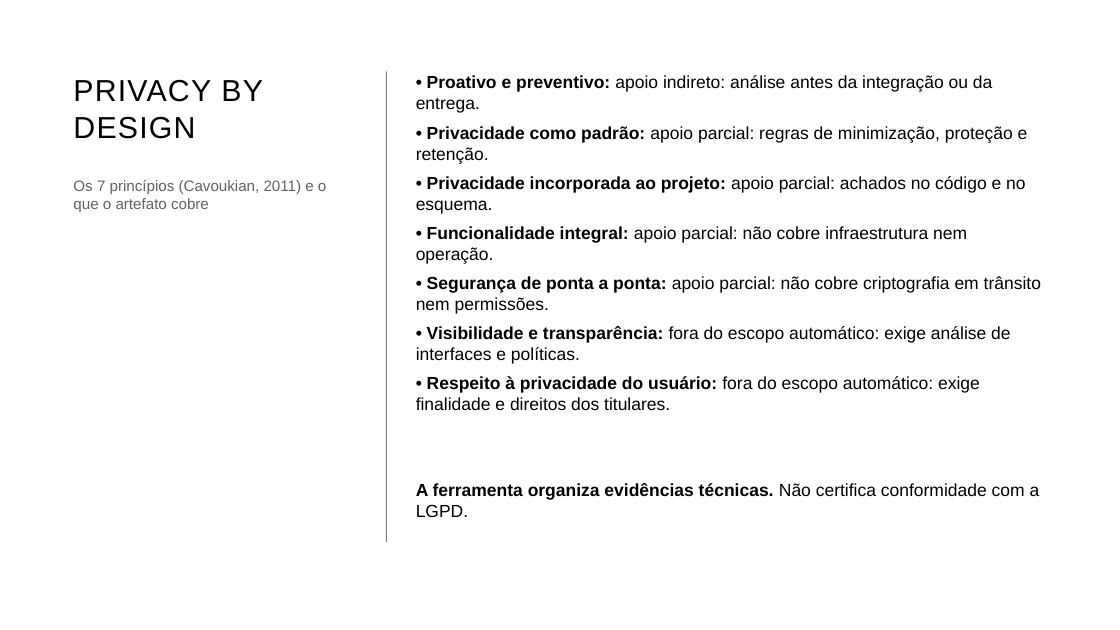
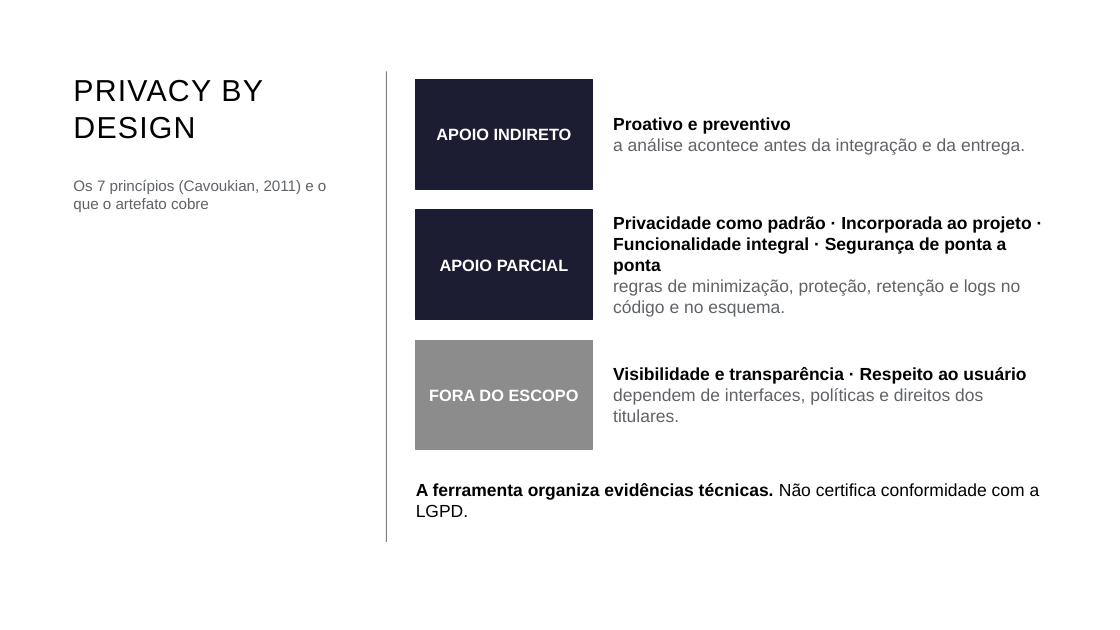
Before and after one commit to ViniciusDean/TCC-privacy-by-design, a slide deck: slide 8 of output/presentation/TCC_Privacy_by_Design_Banca.pptx. Drawn at 1120x630 pixels with LibreOffice and Linux fonts; fonts in the diff are those of the drawing. Boxes give left, top, right and bottom in pixels: in the first picture for what was removed or moved away, otherwise in the second. Text is boxed around its words. In the diff, an @@ line names an element or a change of style, - is before the commit and + after.

```diff
--- a/output/presentation/TCC_Privacy_by_Design_Banca.pptx
+++ b/output/presentation/TCC_Privacy_by_Design_Banca.pptx
@@ text removed at (416, 75, 1041, 410) @@
-• Proativo e preventivo: apoio indireto: análise antes da integração ou da entrega.
-• Privacidade como padrão: apoio parcial: regras de minimização, proteção e retenção.
-• Privacidade incorporada ao projeto: apoio parcial: achados no código e no esquema.
-• Funcionalidade integral: apoio parcial: não cobre infraestrutura nem operação.
-• Segurança de ponta a ponta: apoio parcial: não cobre criptografia em trânsito nem permissões.
-• Visibilidade e transparência: fora do escopo automático: exige análise de interfaces e políticas.
-• Respeito à privacidade do usuário: fora do escopo automático: exige finalidade e direitos dos titulares.
@@ rectangle added at (416, 80, 592, 189), fill #1C1C32, outline #1C1C32 1 pt @@
@@ text added at (613, 117, 1025, 155), 15 pt, text #5F6368 @@
+Proativo e preventivo
+a análise acontece antes da integração e da entrega.
@@ text added at (436, 128, 572, 140), 14 pt, text #FFFFFF, bold @@
+APOIO INDIRETO
@@ rectangle added at (416, 210, 592, 319), fill #1C1C32, outline #1C1C32 1 pt @@
@@ text added at (613, 216, 1031, 317), 15 pt, text #000000, bold @@
+Privacidade como padrão · Incorporada ao projeto · Funcionalidade integral · Segurança de ponta a ponta
+regras de minimização, proteção, retenção e logs no código e no esquema.
@@ text added at (440, 259, 568, 271), 14 pt, text #FFFFFF, bold @@
+APOIO PARCIAL
@@ rectangle added at (416, 340, 592, 450), fill #8C8C8C, outline #8C8C8C 1 pt @@
@@ text added at (429, 389, 579, 401), 14 pt, text #FFFFFF, bold @@
+FORA DO ESCOPO
@@ text added at (613, 367, 1026, 422), 15 pt, text #5F6368 @@
+Visibilidade e transparência · Respeito ao usuário
+dependem de interfaces, políticas e direitos dos titulares.
```
Also in this commit, not shown: 3 other files.
